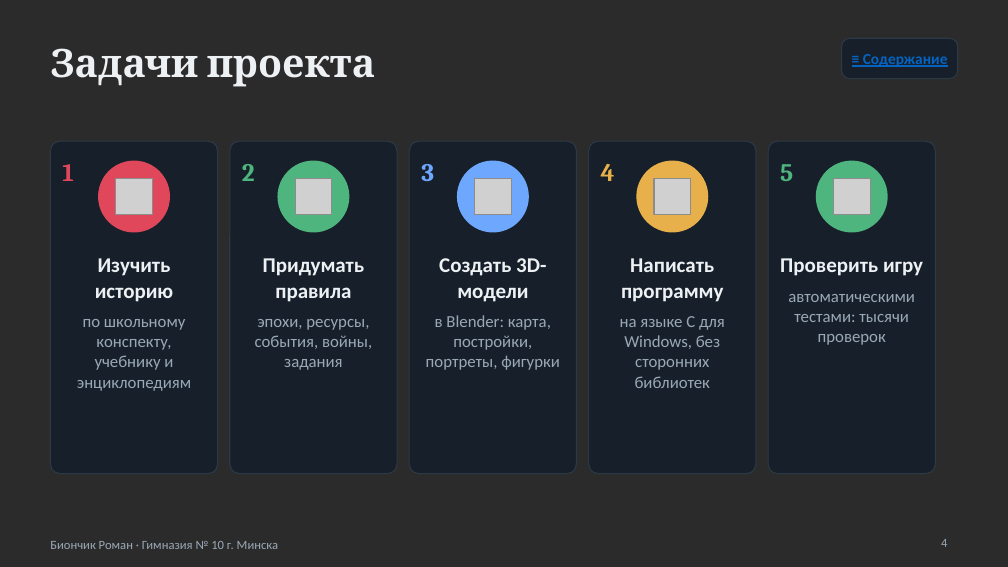
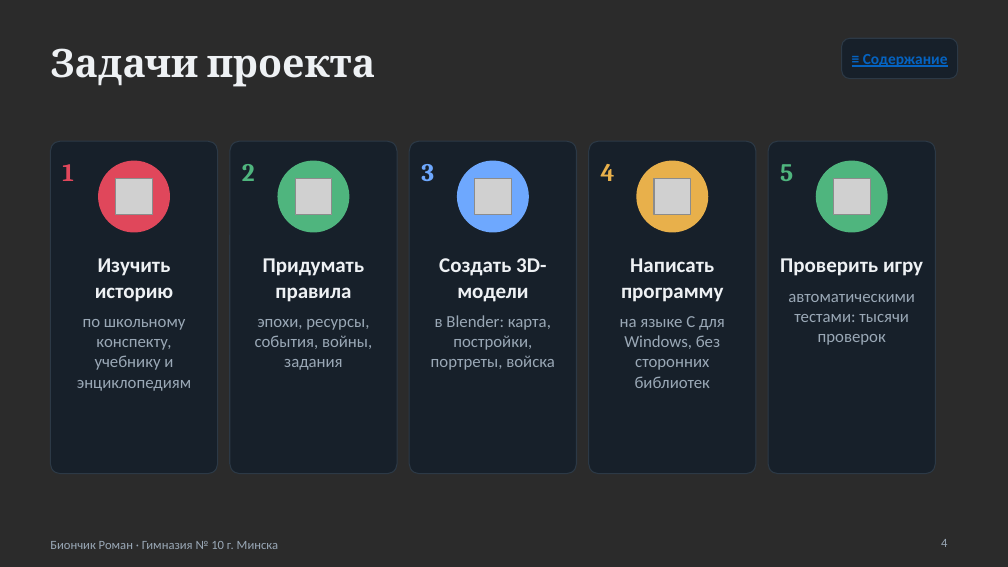
Before and after one commit to rteaminfo1-source/xy-, a slide deck: slide 4 of belarus-game/docs/Презентация - Судьба Республики Беларусь.pptx. Drawn at 1008x567 pixels with LibreOffice and Linux fonts; fonts in the diff are those of the drawing; grey boxes stand for pictures; background and template pictures are left out; a plain dark background stands for a picture behind light text. Boxes give left, top, right and bottom in pixels: in the first picture for what was removed or moved away, otherwise in the second. Text is boxed around its words. In the diff, an @@ line names an element or a change of style, - is before the commit and + after.

```diff
--- a/belarus-game/docs/Презентация - Судьба Республики Беларусь.pptx
+++ b/belarus-game/docs/Презентация - Судьба Республики Беларусь.pptx
@@ text at (431, 315, 555, 370): text changed @@
-в Blender: карта, постройки, портреты, фигурки
+в Blender: карта, постройки, портреты, войска
```
Also in this commit, not shown: 4 other slides changed, 3 other files.
